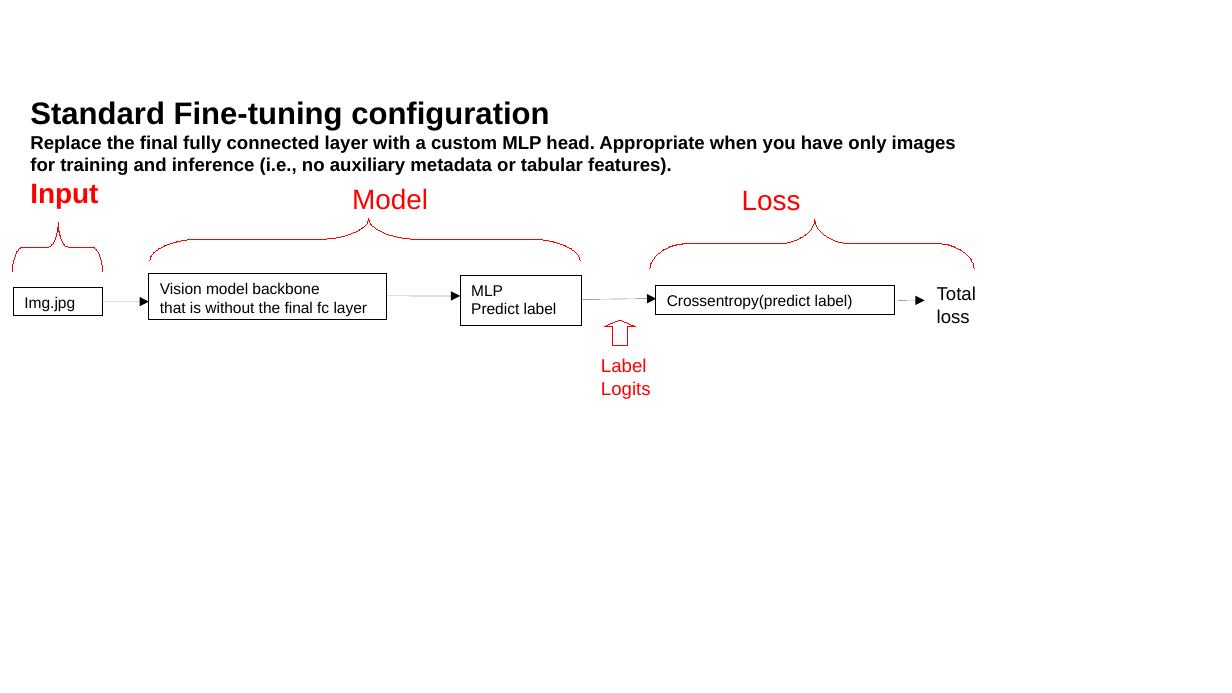
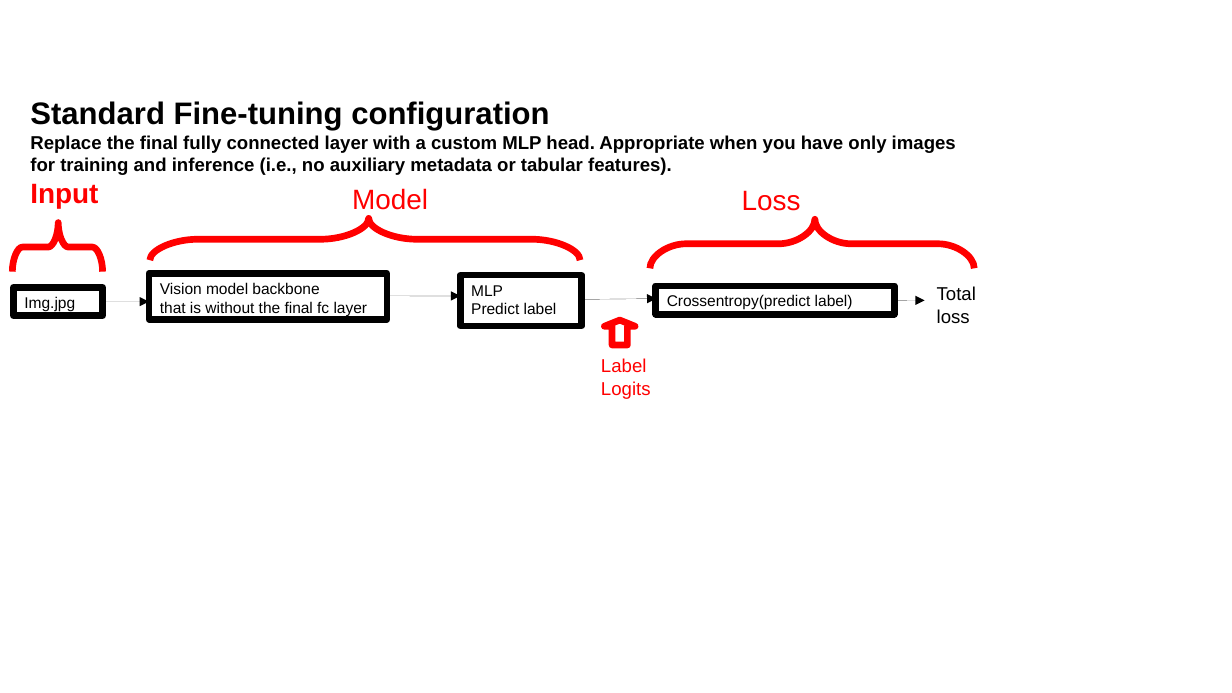
Before and after one commit to CNUClasses/CPSC471, a slide deck: slide 7 of content/lectures/illustration_ppt/illustrations.odp. Drawn at 1232x693 pixels with LibreOffice and Linux fonts; fonts in the diff are those of the drawing. Boxes give left, top, right and bottom in pixels: in the first picture for what was removed or moved away, otherwise in the second. Text is boxed around its words. In the diff, an @@ line names an element or a change of style, - is before the commit and + after.

Commit message:
lecture

```diff
--- a/content/lectures/illustration_ppt/illustrations.odp
+++ b/content/lectures/illustration_ppt/illustrations.odp
@@ outline #FF0000 0 pt to #FF0000 4.31 pt in 4 elements at (x1=150, y1=219, x2=580, y2=260), (x1=12, y1=223, x2=102, y2=272), (x1=605, y1=320, x2=635, y2=344), (x1=651, y1=219, x2=975, y2=268) @@
@@ outline #000000 0 pt to #000000 4.31 pt in 4 elements at (x1=149, y1=274, x2=387, y2=320), (x1=461, y1=275, x2=582, y2=325), (x1=656, y1=286, x2=894, y2=314), (x1=13, y1=287, x2=103, y2=315) @@
```
Also in this commit, not shown: 5 other slides changed, 1 slide added, 2 other files.
